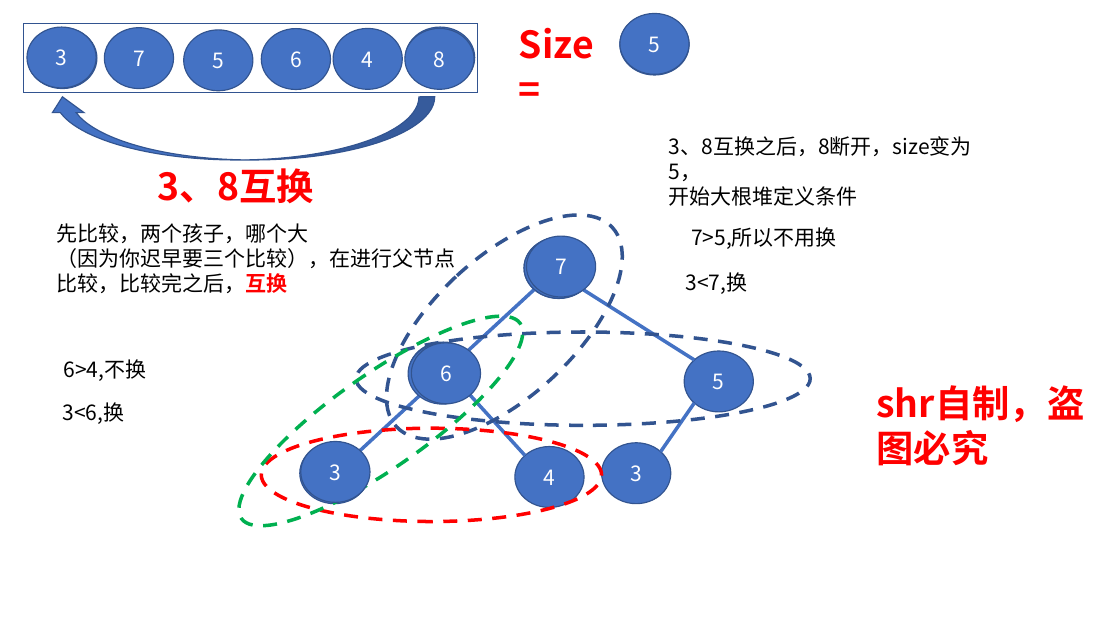
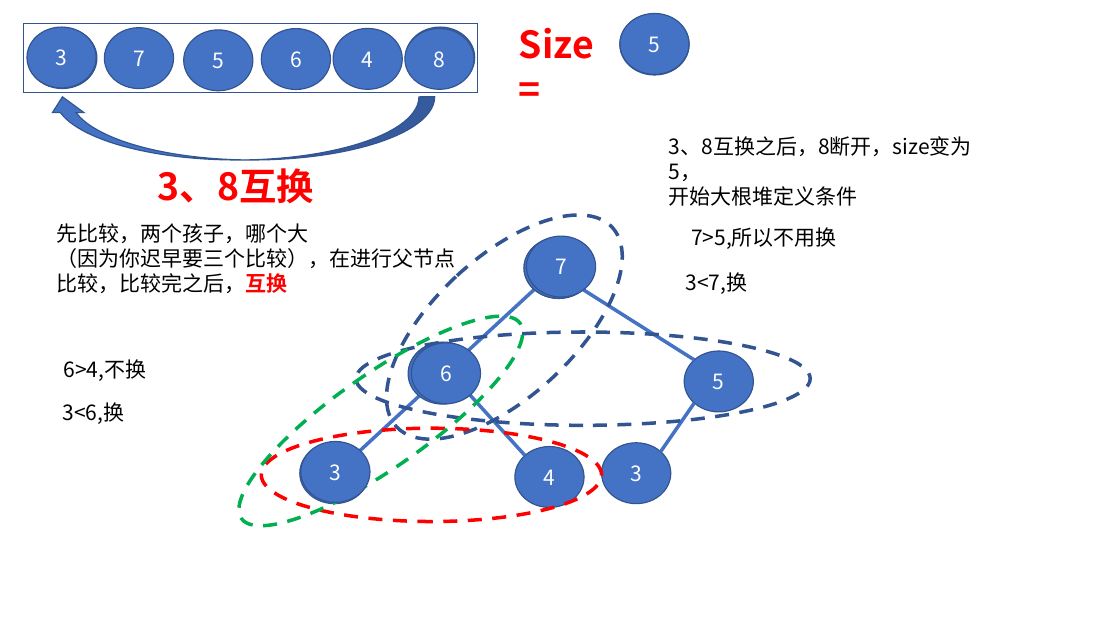
Before and after one commit to codefool0307/Codefool0307_Blog, a slide deck: slide 12 of docs/2.Study/10.algorithm/gif/gif制作.pptx (slide 10 before the commit). Drawn at 1120x630 pixels with LibreOffice and Linux fonts; fonts in the diff are those of the drawing. Boxes give left, top, right and bottom in pixels: in the first picture for what was removed or moved away, otherwise in the second. Text is boxed around its words. In the diff, an @@ line names an element or a change of style, - is before the commit and + after.

```diff
--- a/docs/2.Study/10.algorithm/gif/gif制作.pptx
+++ b/docs/2.Study/10.algorithm/gif/gif制作.pptx
@@ text removed at box(877, 385, 1085, 466) @@
-shr自制，盗图必究
```
Also in this commit, not shown: 1 other slide changed, 2 slides added, 4 other files.
